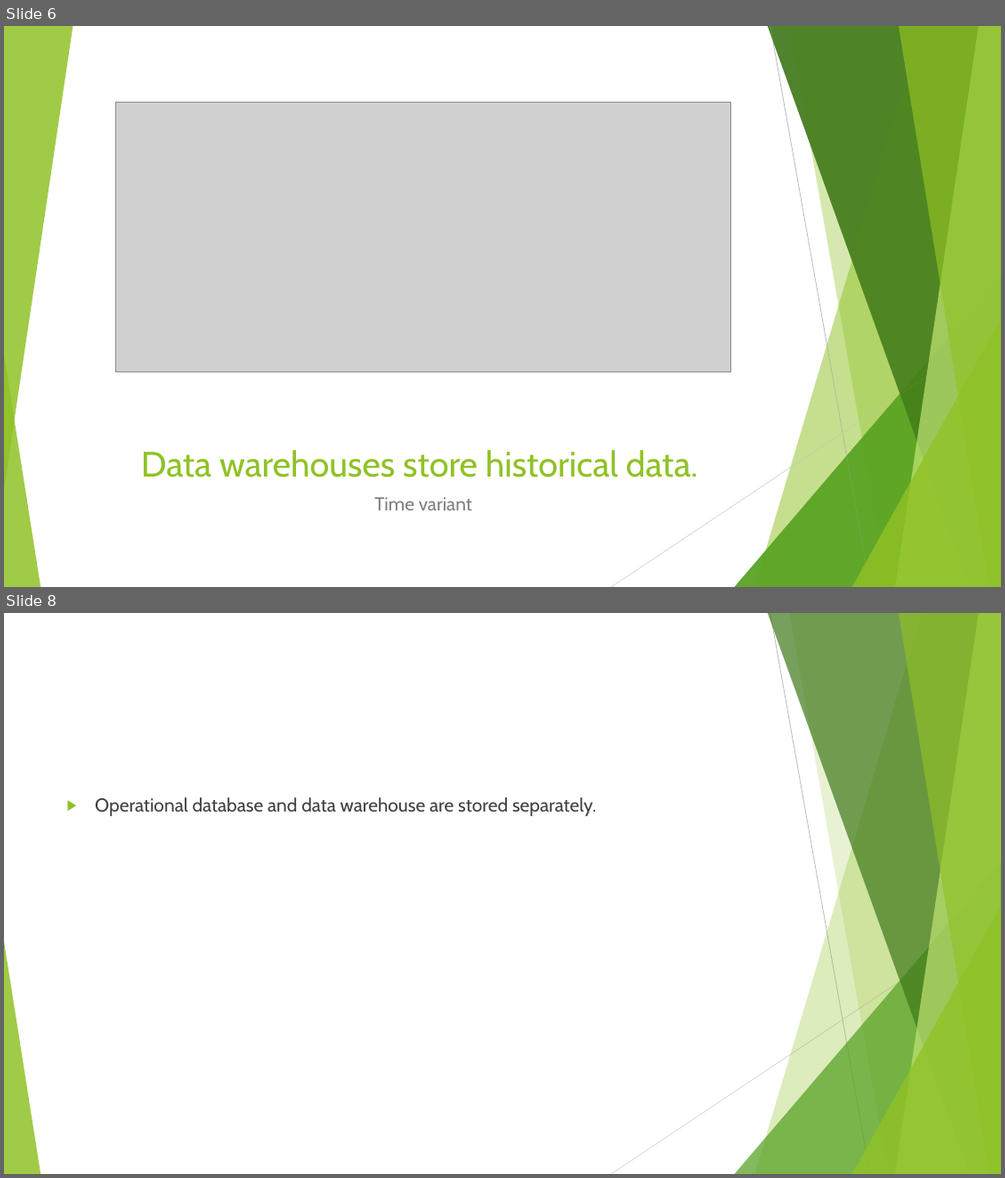
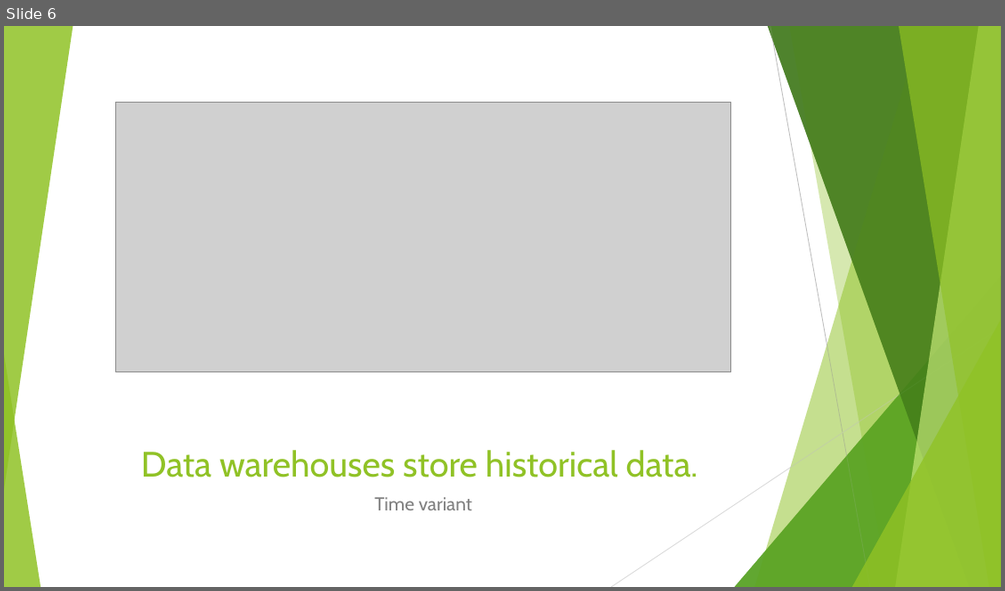
Before and after one commit to Blintzkrieg/INFO523Coursework, a slide deck: Data Warehousing Basic Concepts.pptx. Shown one above the other, each under a label of ours: slides 6 and 8 before the commit, slide 6 after it; the slides between them are not shown. The pictures are 1005x1178 and 1005x591 pixels, drawn with LibreOffice and Linux fonts; fonts in the diff are those of the drawing; grey boxes stand for pictures. Boxes give left, top, right and bottom in pixels: in the first picture for what was removed or moved away, otherwise in the second. Text is boxed around its words. In the diff, an @@ line names an element or a change of style, - is before the commit and + after.

```diff
--- a/Data Warehousing Basic Concepts.pptx
+++ b/Data Warehousing Basic Concepts.pptx
@@ slide 8 removed at box(4, 613, 1001, 1174), background #FFFFFF; not listed: 8 template elements that a slide beside it also shows @@
@@ line removed from (770, 613) to (870, 1174) @@
@@ text removed at box(95, 797, 596, 816) @@
-▶ Operational database and data warehouse are stored separately.
@@ line removed from (1001, 915) to (611, 1174) @@
```
Also in this commit, not shown: 2 slides changed, 1 slide added.
